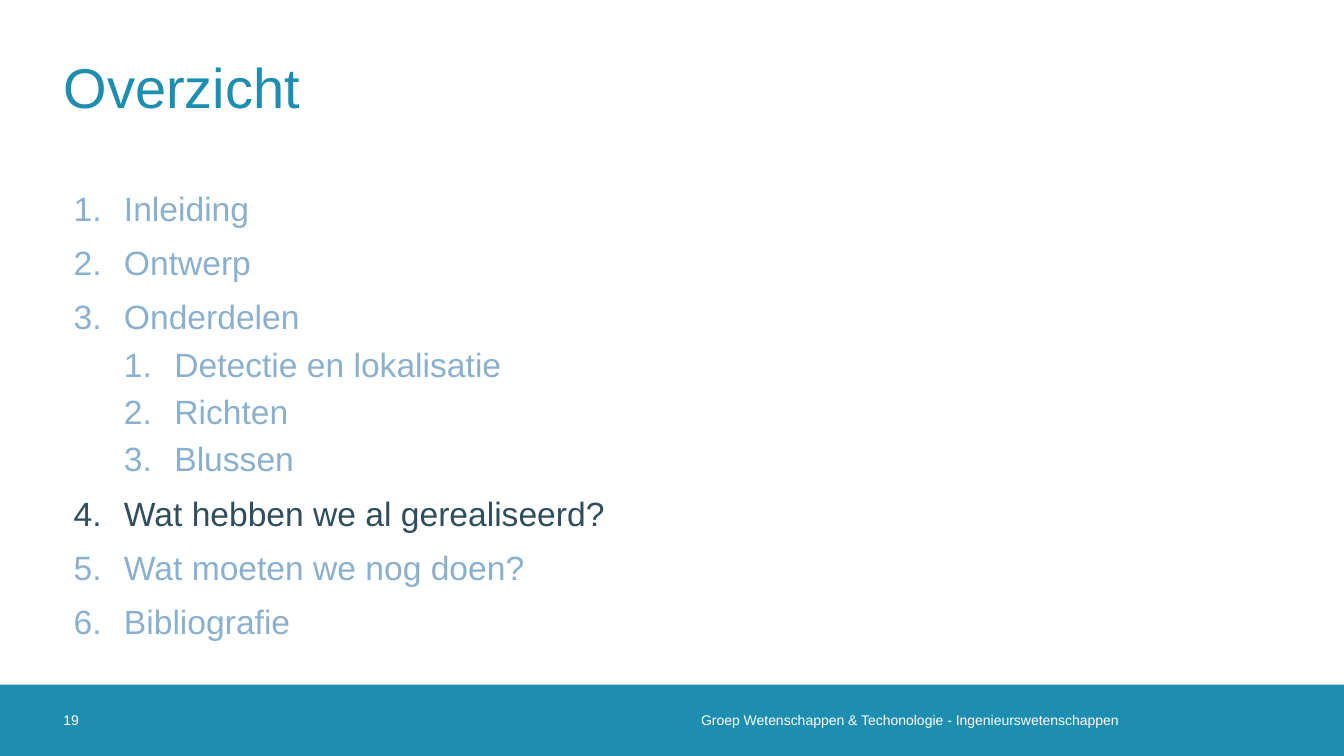
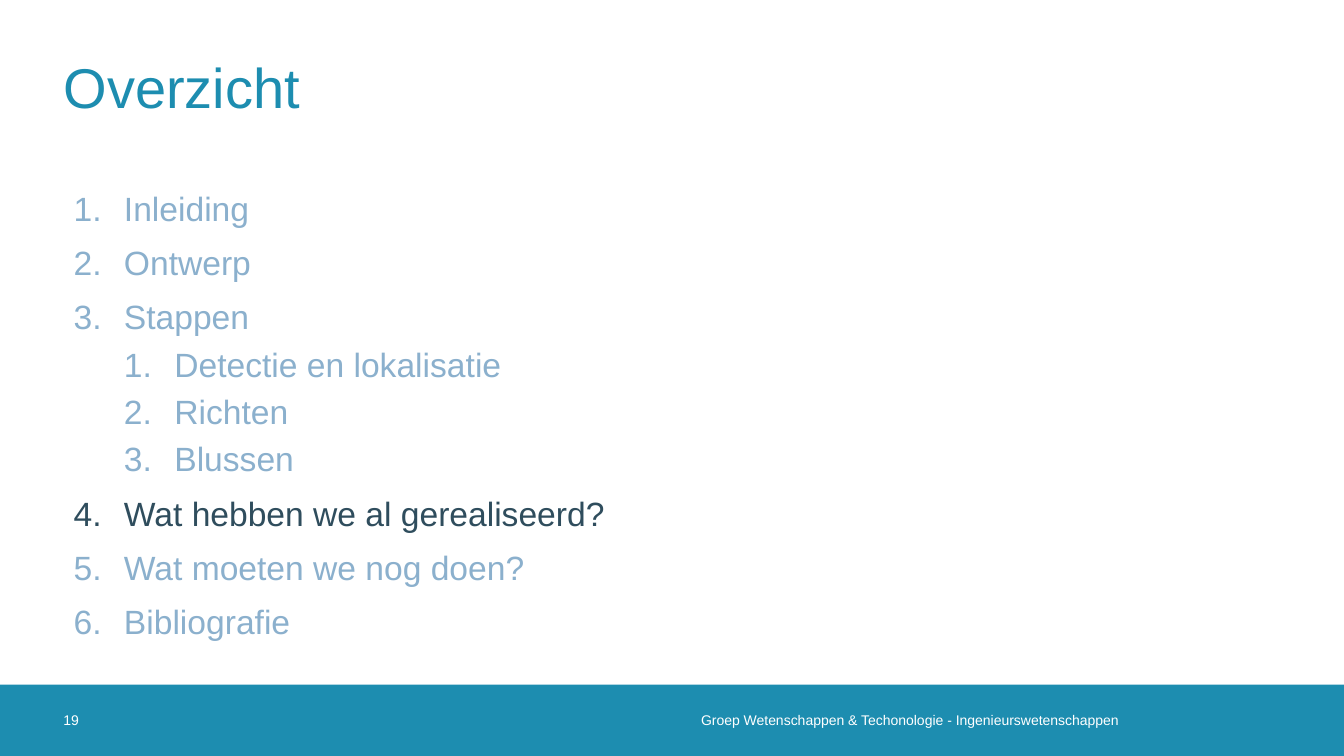
Before and after one commit to 2023-2022-KULAK-IW/2022_2023_Probleemoplossen_en_Ontwerpen_2, a slide deck: slide 19 of Tussentijdse Presentatie .pptx. Drawn at 1344x756 pixels with LibreOffice and Linux fonts; fonts in the diff are those of the drawing; background and template pictures are left out. Boxes give left, top, right and bottom in pixels: in the first picture for what was removed or moved away, otherwise in the second. Text is boxed around its words. In the diff, an @@ line names an element or a change of style, - is before the commit and + after.

```diff
--- a/Tussentijdse Presentatie .pptx
+++ b/Tussentijdse Presentatie .pptx
@@ text at <box>124,305,249,336</box>: text changed @@
-3. Onderdelen
+3. Stappen
```
Also in this commit, not shown: 9 other slides changed.
